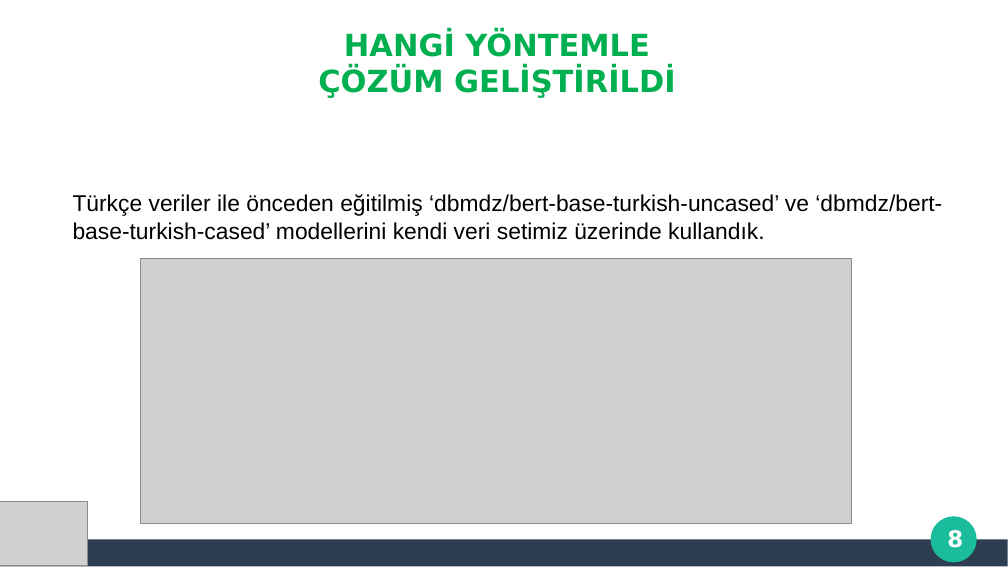
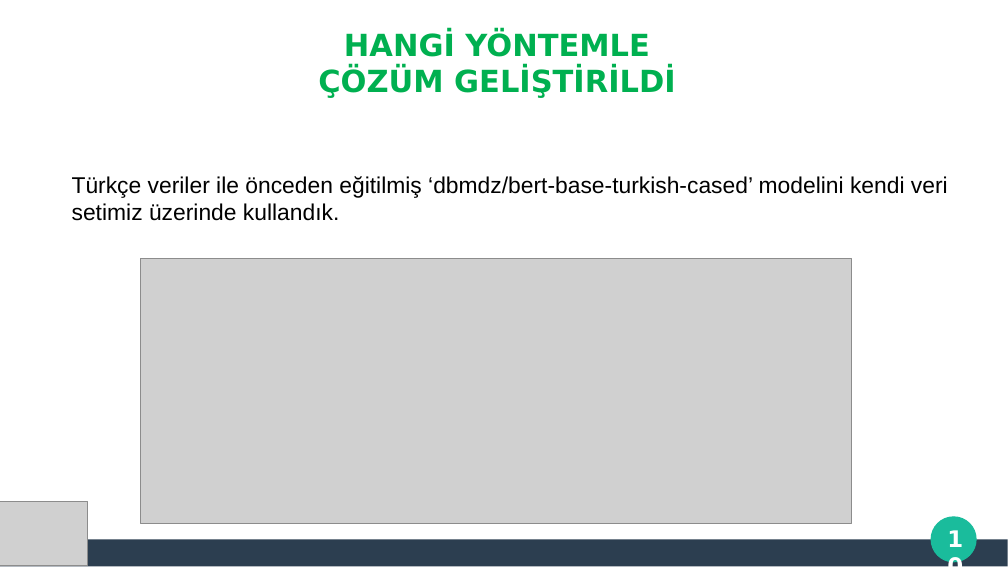
Before and after one commit to thealper2/gat0r-nlp, a slide deck: slide 10 of GATOR_Sunum.pptx (slide 8 before the commit). Drawn at 1008x567 pixels with LibreOffice and Linux fonts; fonts in the diff are those of the drawing; grey boxes stand for pictures; background and template pictures are left out. Boxes give left, top, right and bottom in pixels: in the first picture for what was removed or moved away, otherwise in the second. Text is boxed around its words. In the diff, an @@ line names an element or a change of style, - is before the commit and + after.

```diff
--- a/GATOR_Sunum.pptx
+++ b/GATOR_Sunum.pptx
@@ text at (72, 176, 948, 221): text changed @@
-Türkçe veriler ile önceden eğitilmiş ‘dbmdz/bert-base-turkish-uncased’ ve ‘dbmdz/bert-base-turkish-cased’ modellerini kendi veri setimiz üzerinde kullandık.
+Türkçe veriler ile önceden eğitilmiş ‘dbmdz/bert-base-turkish-cased’ modelini kendi veri setimiz üzerinde kullandık.
@@ page number at (947, 530, 963, 548): text changed @@
-8
+10
```
Also in this commit, not shown: 7 other slides changed, 1 slide added.
